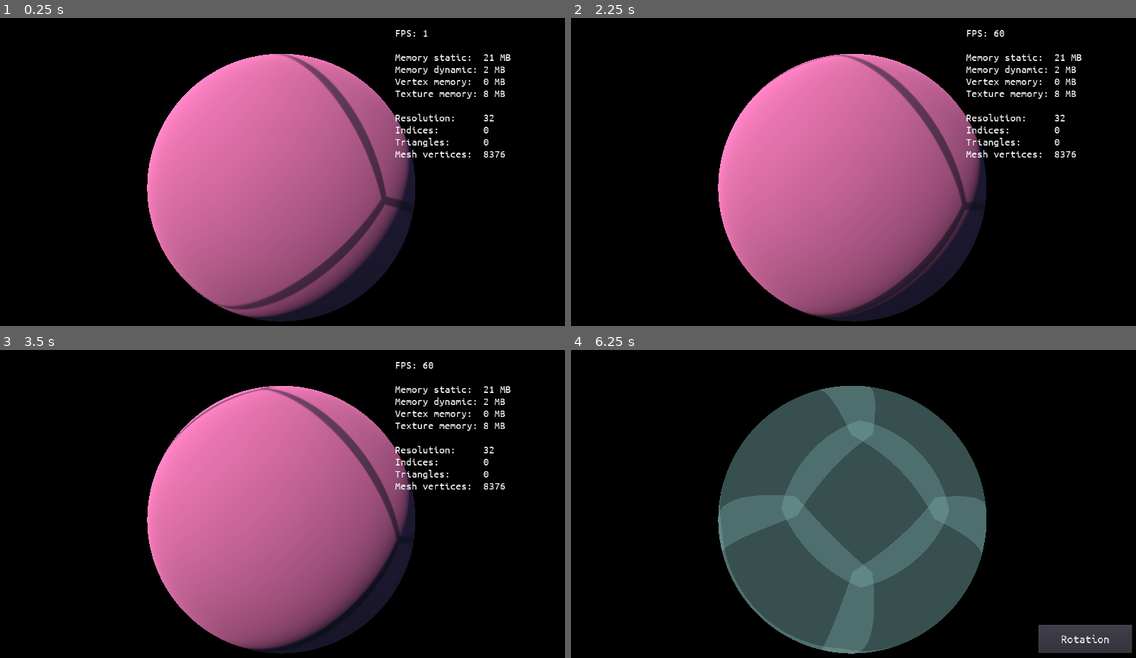
Above: before the commit, frames 1-4 (two rows, left to right).
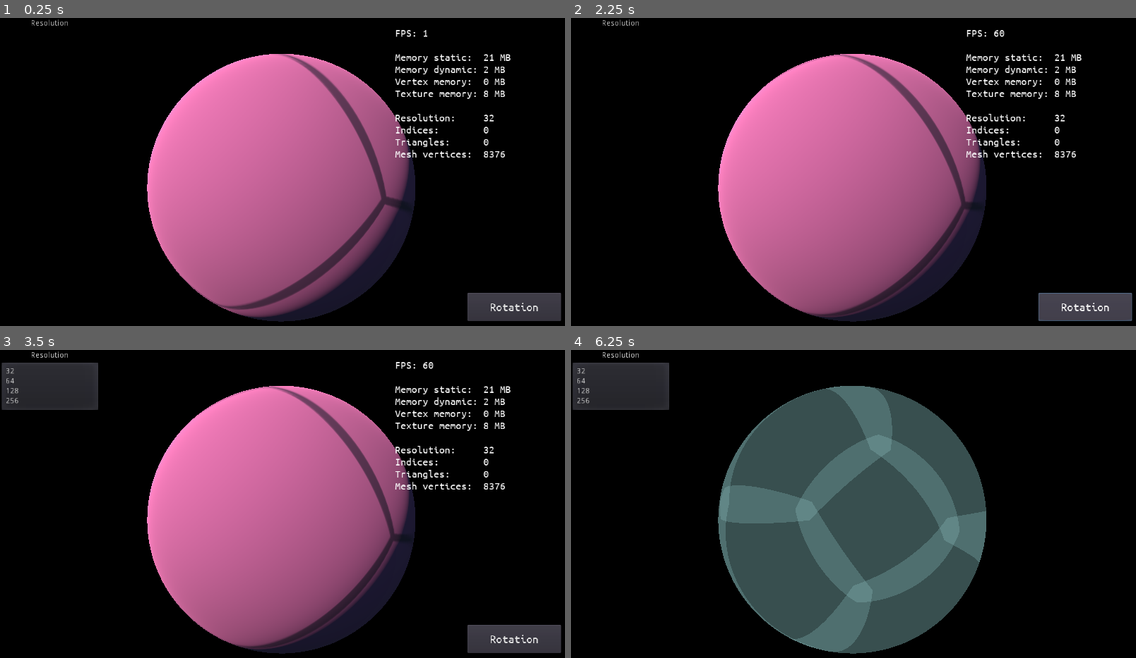
Above: after the commit, the same moments.

Repository: jinjagit/sandbox_1
Game: Godot game, scene res://Main.tscn
Two runs of this game, one before a commit and one after it. Both use one fixed random seed, a clock stepped at 60 frames per second and the inputs below.
Inputs (mouse positions are in pixels of both pictures, inside the frame that each line leads up to):
- Up to frame 1 (0.25 s): no input
- Up to frame 2 (2.25 s): click (621, 24) at 0.5 s, where only the run after the commit has a clickable "Resolution"; click (1085, 307) at 1.25 s, where only the run after the commit has a clickable "Rotation"; click (1085, 307) at 2 s, where only the run after the commit has a clickable "Rotation"
- Up to frame 3 (3.5 s): click (50, 356) at 2.75 s, where only the run after the commit has a clickable "Resolution"
- Up to frame 4 (6.25 s): click (1085, 639) at 3.5 s, where only the run after the commit has a clickable "Rotation"; click (621, 356) at 4.25 s, where only the run after the commit has a clickable "Resolution"; tap Enter at 5 s; hold P 5.03-5.78 s; tap U at 5.85 s

The runs differ from the first frame. In frame 1, 1.6% of the frame differs, in the area x 5-100%, y 0-99%; in frame 2, 1.9%; in frame 3, 5.8%; in frame 4, 12%, in the area x 0-100%, y 0-99%.

Commit message:
Add and read menu botton options

Diff:
--- a/Main.tscn
+++ b/Main.tscn
@@ -1,7 +1,8 @@
-[gd_scene load_steps=5 format=2]
+[gd_scene load_steps=6 format=2]
 
 [ext_resource path="res://Planet.tscn" type="PackedScene" id=1]
 [ext_resource path="res://assets/fonts/UbuntuMono-Regular.ttf" type="DynamicFontData" id=2]
+[ext_resource path="res://MenuResolution.gd" type="Script" id=3]
 
 [sub_resource type="DynamicFont" id=3]
 size = 20
@@ -37,9 +38,6 @@
 [node name="Control" type="Control" parent="."]
 anchor_right = 1.0
 anchor_bottom = 1.0
-__meta__ = {
-"_edit_use_anchors_": false
-}
 
 [node name="CanvasLayer" type="CanvasLayer" parent="Control"]
 
@@ -61,7 +59,6 @@
 }
 
 [node name="Button" type="Button" parent="Control/CanvasLayer"]
-visible = false
 anchor_left = 0.934
 anchor_top = 0.883
 anchor_right = 0.934
@@ -72,8 +69,15 @@
 margin_bottom = 15.2
 custom_fonts/font = SubResource( 1 )
 text = "Rotation"
-__meta__ = {
-"_edit_use_anchors_": false
-}
+
+[node name="VBoxContainer" type="VBoxContainer" parent="Control/CanvasLayer"]
+margin_right = 181.0
+margin_bottom = 598.0
+
+[node name="MenuButton" type="MenuButton" parent="Control/CanvasLayer/VBoxContainer"]
+margin_right = 181.0
+margin_bottom = 20.0
+text = "Resolution"
+script = ExtResource( 3 )
 
 [connection signal="pressed" from="Control/CanvasLayer/Button" to="Planet" method="_on_Button_pressed"]
--- /dev/null
+++ b/MenuResolution.gd
@@ -0,0 +1,15 @@
+extends MenuButton
+
+var popup
+
+func _ready():
+	popup = get_popup()
+	popup.add_item("32")
+	popup.add_item("64")
+	popup.add_item("128")
+	popup.add_item("256")
+
+	popup.connect("id_pressed", self, "_on_item_pressed")
+
+func _on_item_pressed(ID):
+	print(popup.get_item_text(ID), " pressed")
